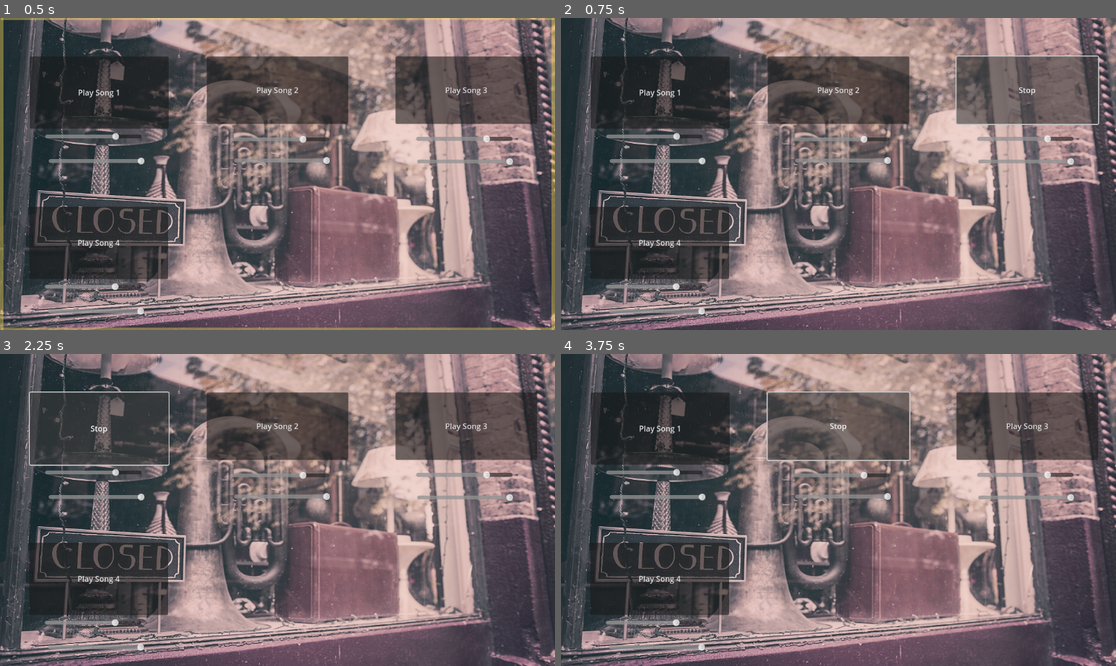
Above: before the commit, frames 1-4 (two rows, left to right).
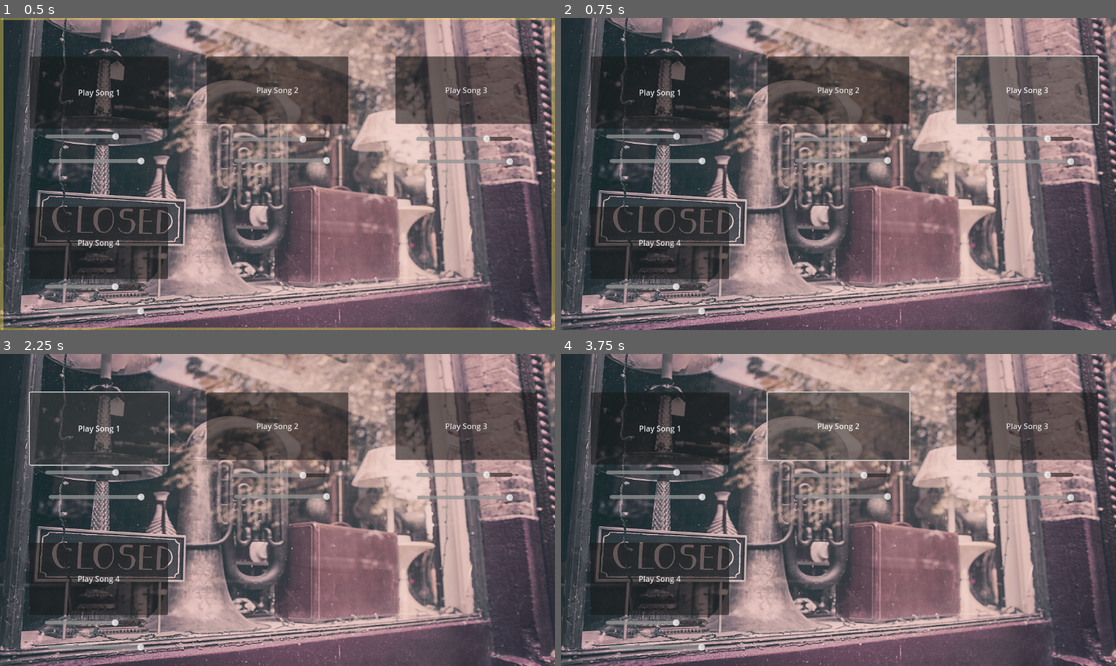
Above: after the commit, the same moments.

Repository: DylanFrenzy/Music-Assignment
Game: Godot game, scene res://audio_demo.tscn
Two runs of this game, one before a commit and one after it. Both use one fixed random seed, a clock stepped at 60 frames per second and the inputs below.
Inputs:
- Up to frame 1 (0.5 s): no input
- Up to frame 2 (0.75 s): click "Play Song 3" at 0.5 s
- Up to frame 3 (2.25 s): click "Stop" (after the commit: "Play Song 3") at 1.25 s; click "Play Song 1" at 2 s
- Up to frame 4 (3.75 s): click "Stop" (after the commit: "Play Song 1") at 2.75 s; click "Play Song 2" at 3.5 s

Frame 1 is identical in both runs. In frame 2, less than 0.1% of the frame differs, in the area x 80-88%, y 22-25%; in frame 3, less than 0.1%, in the area x 14-22%, y 22-26%; in frame 4, less than 0.1%.
Error after the commit: Parse Error: Cannot call non-static function "get()" on the class "Tree" directly. Make an instance instead. (res://audio_demo.gd:83)

Commit message:
working on scene instances

Diff:
--- a/music-assignment/audio_demo.gd
+++ b/music-assignment/audio_demo.gd
@@ -76,3 +76,10 @@
 func _on_h_slider_8_value_changed(value: float) -> void:
 	$AudioStreamPlayer2D4.volume_db = value
 	pass # Replace with function body.
+
+func _ready():
+	var folder = [1, 2, 3, 4, 5, 6]
+	for music in folder:
+		var audio_button = Tree.get("scene")
+		audio_button.music_file = music
+		add_child(audio_button)
